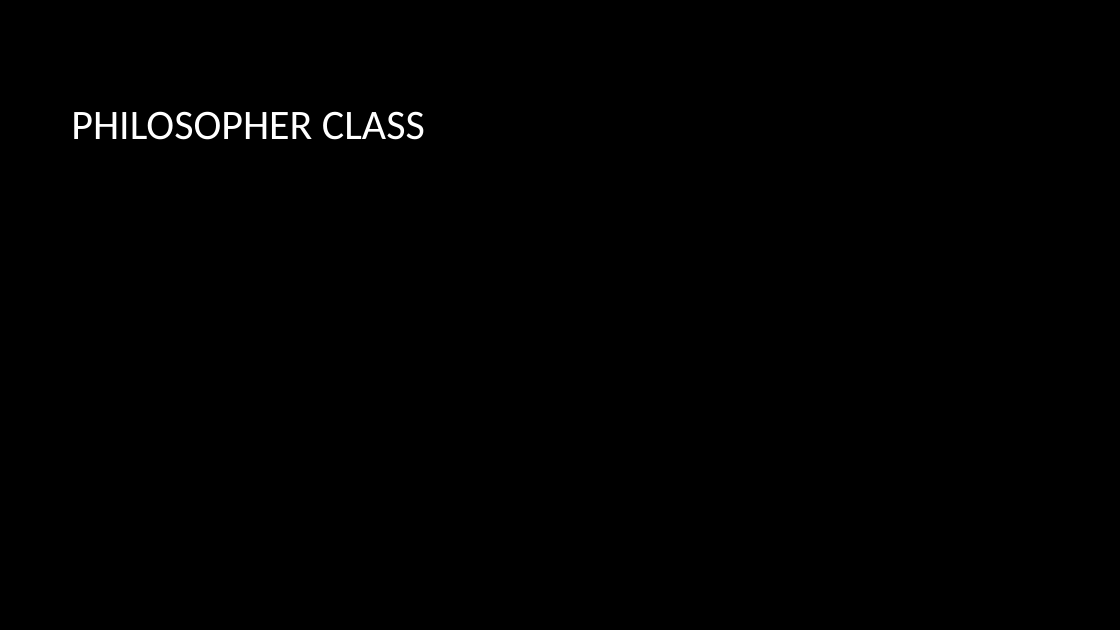
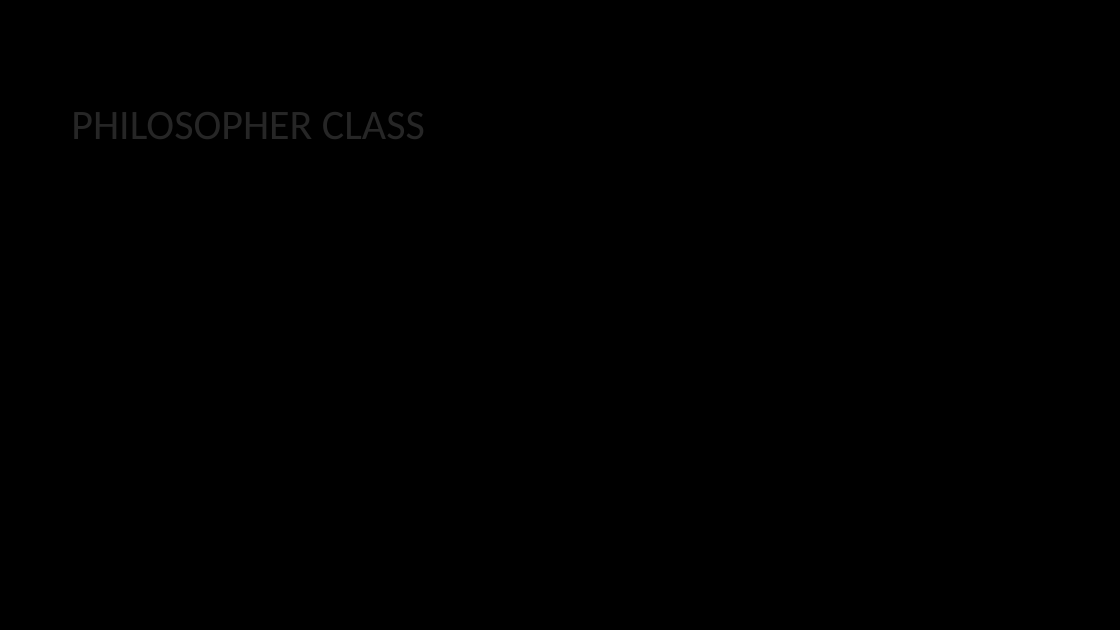
Before and after one commit to olivermclane/PhilosopherProject, a slide deck: slide 4 of Presentation.pptx (slide 5 before the commit). Drawn at 1120x630 pixels with LibreOffice and Linux fonts; fonts in the diff are those of the drawing; background and template pictures are left out. Boxes give left, top, right and bottom in pixels: in the first picture for what was removed or moved away, otherwise in the second. Text is boxed around its words. In the diff, an @@ line names an element or a change of style, - is before the commit and + after.

```diff
--- a/Presentation.pptx
+++ b/Presentation.pptx
@@ title "PHILOSOPHER CLASS" at (71, 100, 425, 151): text colour #FFFFFF to #262626 @@
```
Also in this commit, not shown: 5 other slides changed, 2 slides added, 3 slides removed.
